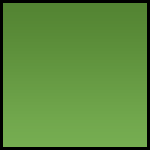
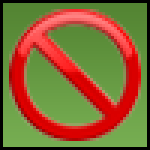
Layer changes from the first 150x150 image to the second:
added layer "Layer 3" above "Layer 1" over left=9, top=9, right=141, bottom=141
